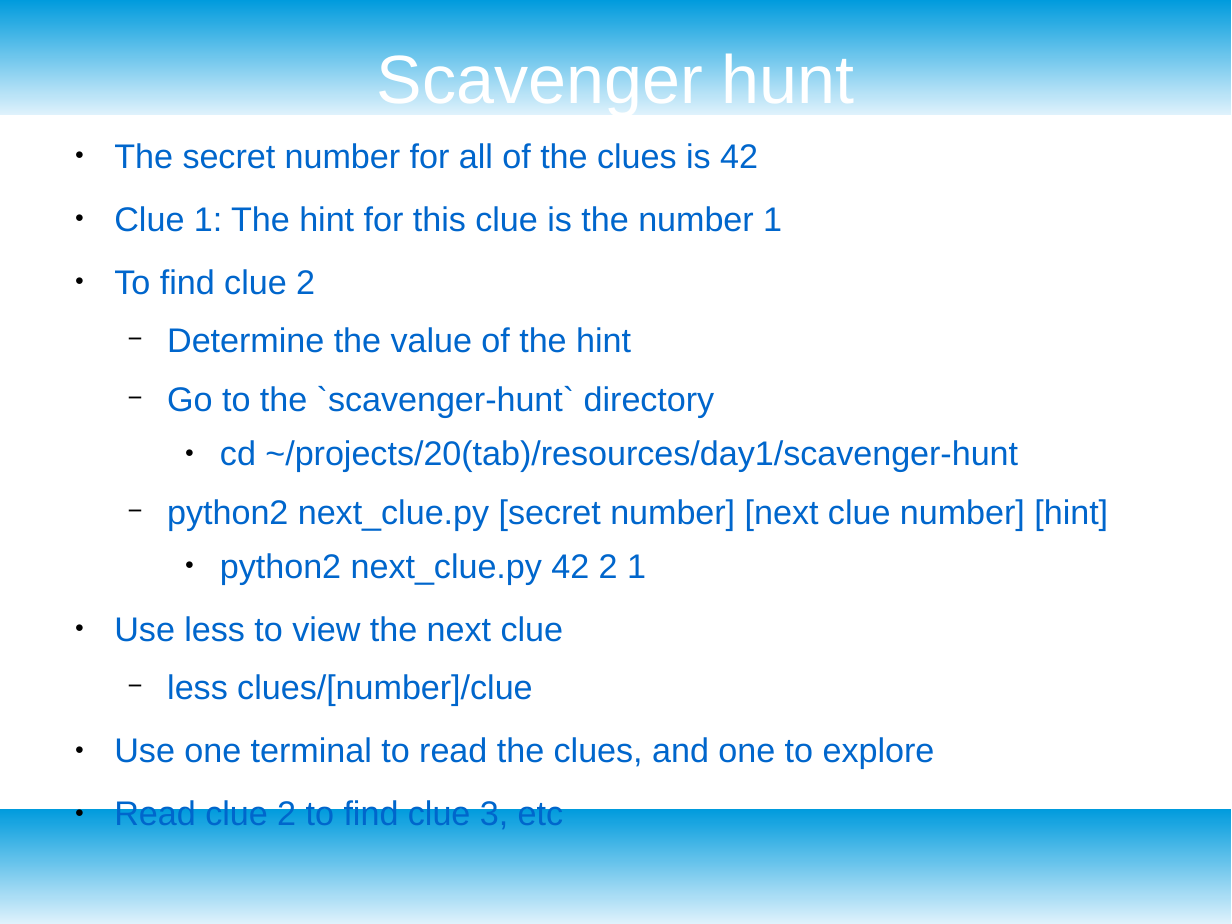
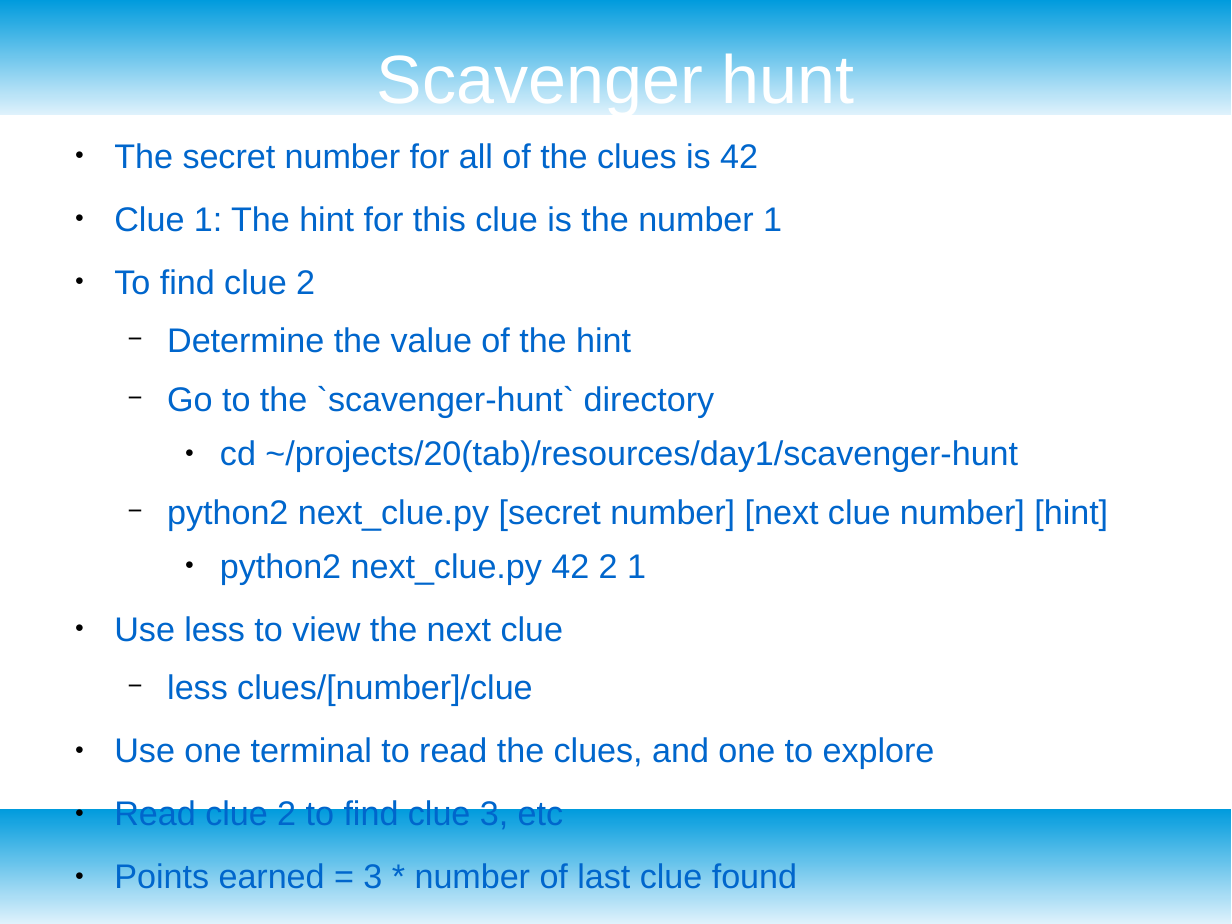
Before and after one commit to vcv-missoula-college/projects, a slide deck: slide 10 of 2021_gencyber_summer_camp/resources/day1/day_1.4_intro_linux.odp (slide 11 before the commit). Drawn at 1232x924 pixels with LibreOffice and Linux fonts; fonts in the diff are those of the drawing. Boxes give left, top, right and bottom in pixels: in the first picture for what was removed or moved away, otherwise in the second. Text is boxed around its words. In the diff, an @@ line names an element or a change of style, - is before the commit and + after.

```diff
--- a/2021_gencyber_summer_camp/resources/day1/day_1.4_intro_linux.odp
+++ b/2021_gencyber_summer_camp/resources/day1/day_1.4_intro_linux.odp
@@ text at <box>114,863,797,895</box>: paragraph added @@
+● Points earned = 3 * number of last clue found
```
Also in this commit, not shown: 1 other slide changed, 1 slide added, 1 slide removed, 1 other file.
